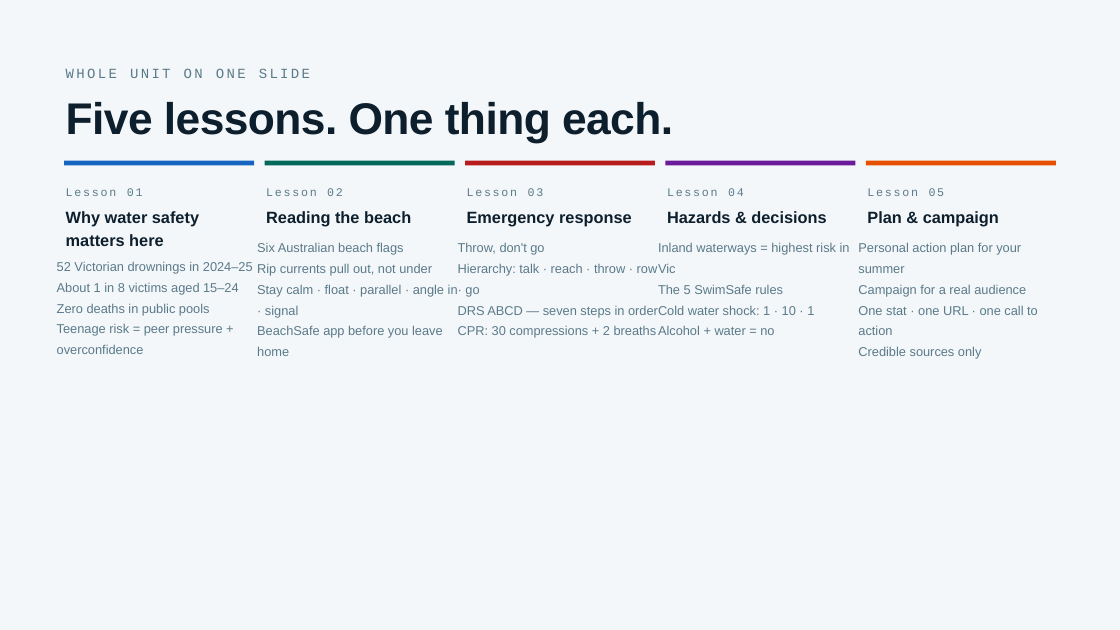
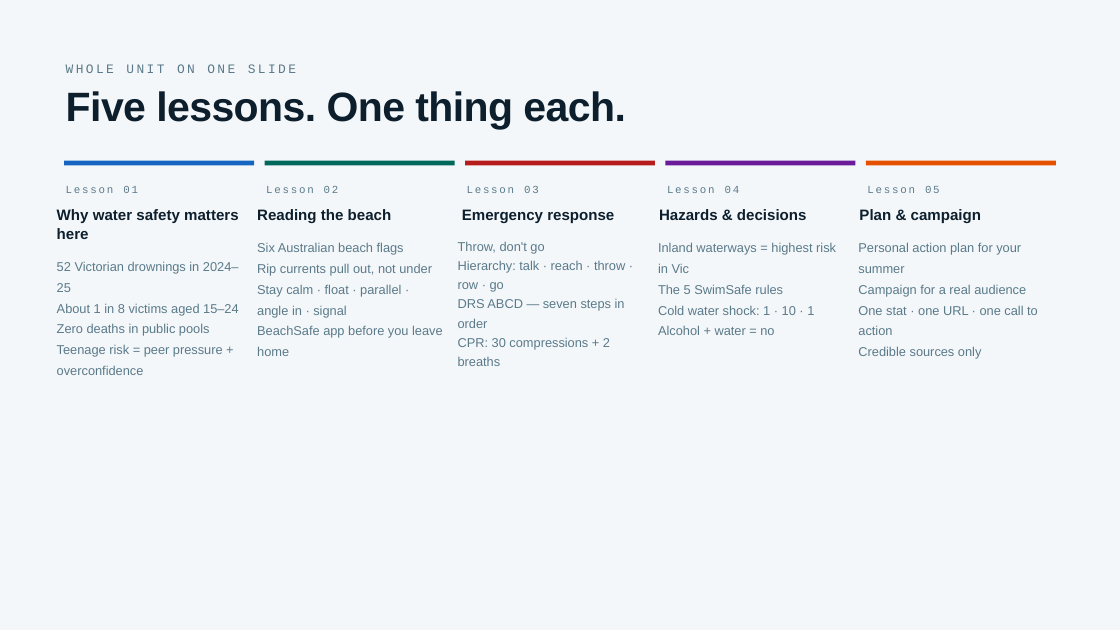
Before and after one commit to Emilie-Harrison/swim-water-safety, a slide deck: slide 40 of Swim_Water_Safety_Years_7-8.pptx. Drawn at 1120x630 pixels with LibreOffice and Linux fonts; fonts in the diff are those of the drawing. Boxes give left, top, right and bottom in pixels: in the first picture for what was removed or moved away, otherwise in the second. Text is boxed around its words. In the diff, an @@ line names an element or a change of style, - is before the commit and + after.

```diff
--- a/Swim_Water_Safety_Years_7-8.pptx
+++ b/Swim_Water_Safety_Years_7-8.pptx
@@ text "WHOLE UNIT ON ONE SLIDE" at (x1=66, y1=64, x2=296, y2=73): size 18 to 16.6 pt; line spacing 1.4 to 1.2 @@
@@ text "Five lessons. One thing each." at (x1=66, y1=91, x2=625, y2=129): size 57 to 52.7 pt; line spacing 1.05 to 0.85 @@
@@ size 15 to 13.9 pt; line spacing 1.4 to 1.2 in 5 elements at (x1=66, y1=186, x2=138, y2=193), (x1=266, y1=186, x2=339, y2=193), (x1=467, y1=186, x2=539, y2=193), (x1=667, y1=186, x2=740, y2=193), (x1=867, y1=186, x2=940, y2=193) @@
@@ text "Why water safety matters here" moved from (x1=66, y1=211, x2=199, y2=246) to (x1=57, y1=209, x2=239, y2=239) @@
@@ size 21 to 19.4 pt; line spacing 1.15 to 1.05 in 5 elements at (x1=462, y1=209, x2=614, y2=223), (x1=859, y1=209, x2=981, y2=223), (x1=659, y1=209, x2=807, y2=220), (x1=57, y1=209, x2=239, y2=239), (x1=257, y1=209, x2=392, y2=223) @@
@@ text "Reading the beach" moved from (x1=266, y1=211, x2=411, y2=227) to (x1=257, y1=209, x2=392, y2=223) @@
@@ text "Hazards & decisions" moved from (x1=667, y1=211, x2=826, y2=223) to (x1=659, y1=209, x2=807, y2=220) @@
@@ text "Plan & campaign" moved from (x1=867, y1=211, x2=999, y2=227) to (x1=859, y1=209, x2=981, y2=223) @@
@@ text "Six Australian beach flags" rewrapped from (x1=257, y1=242, x2=458, y2=356) to (x1=257, y1=242, x2=443, y2=356) @@
@@ text "Throw, don't go" at (x1=458, y1=242, x2=625, y2=366): line spacing 1.35 to 1.25 @@
@@ text "Inland waterways = highest risk ..." rewrapped from (x1=658, y1=242, x2=850, y2=335) to (x1=658, y1=242, x2=836, y2=335) @@
@@ text "52 Victorian drownings in 2024–25" rewrapped from (x1=57, y1=261, x2=253, y2=354) to (x1=57, y1=261, x2=239, y2=375) @@
```
Also in this commit, not shown: 40 other slides changed, 4 other files.
